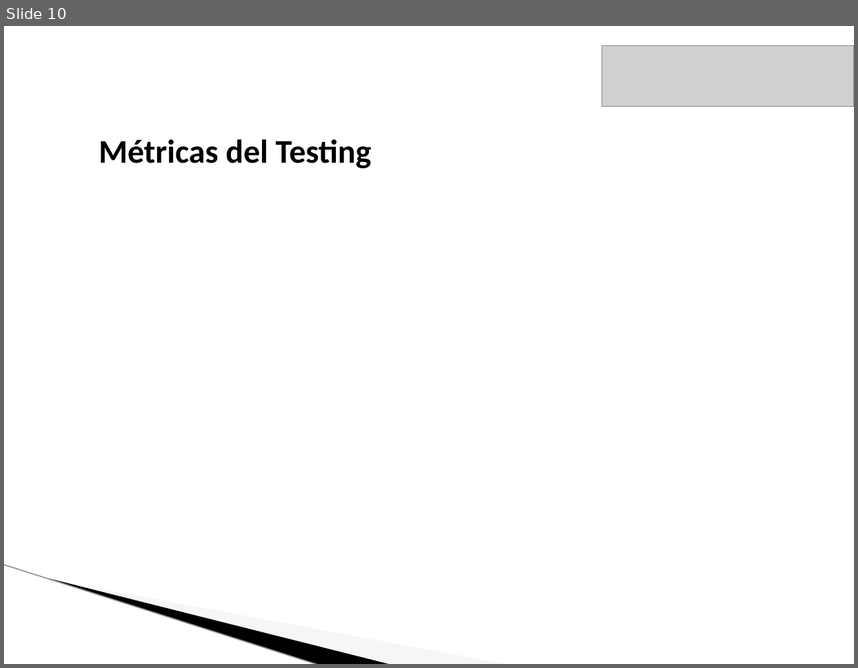
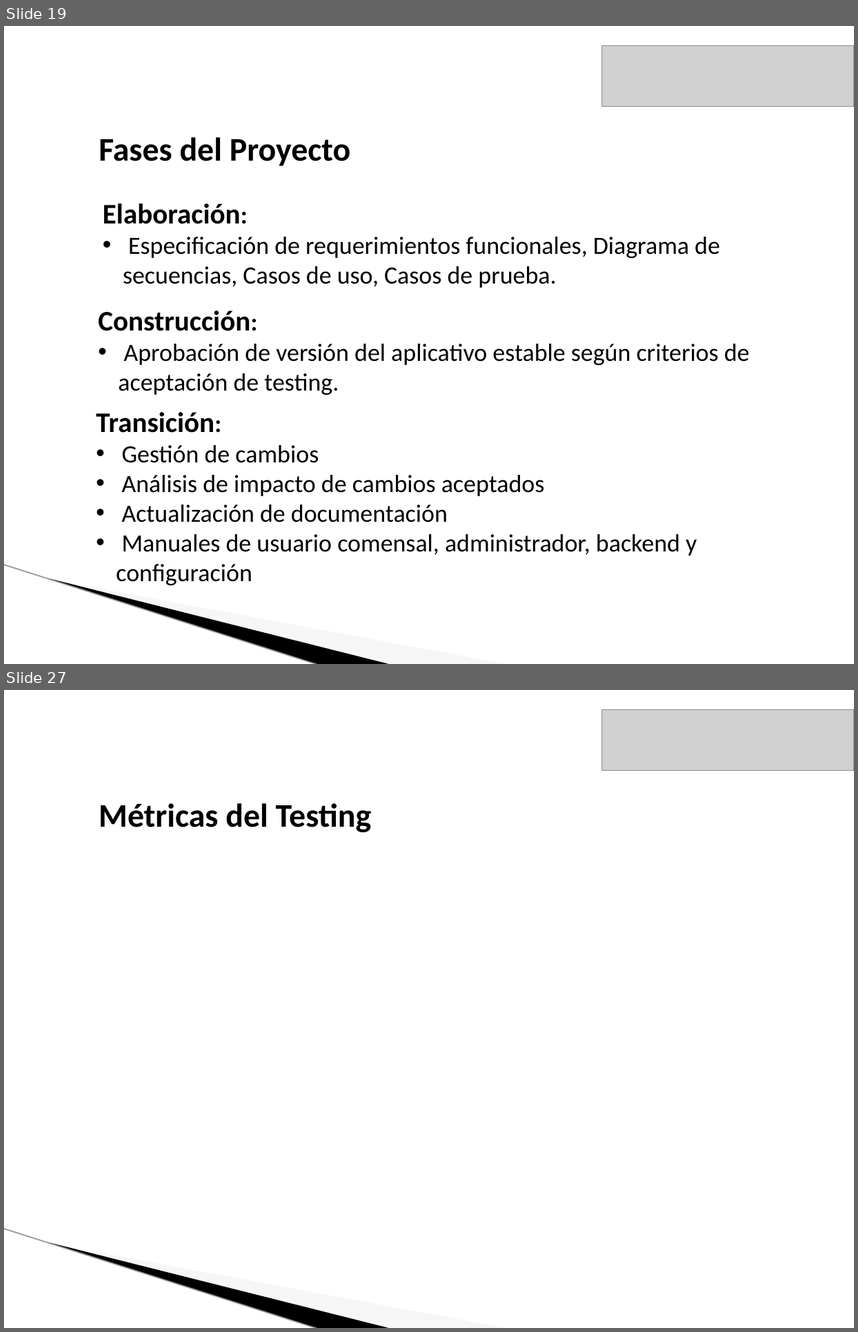
Before and after one commit to lucasdicesaro/reser-bar, a slide deck: documentacion/Presentacion Final ReserBar/Presentacion Final.pptx. Shown one above the other, each under a label of ours: slide 10 before the commit, slides 19 and 27 after it; the slides between them are not shown. The pictures are 858x668 and 858x1332 pixels, drawn with LibreOffice and Linux fonts; fonts in the diff are those of the drawing; grey boxes stand for pictures; background and template pictures are left out. Boxes give left, top, right and bottom in pixels: in the first picture for what was removed or moved away, otherwise in the second. Text is boxed around its words. In the diff, an @@ line names an element or a change of style, - is before the commit and + after.

```diff
--- a/documentacion/Presentacion Final ReserBar/Presentacion Final.pptx
+++ b/documentacion/Presentacion Final ReserBar/Presentacion Final.pptx
@@ slide 19 added at (4, 26, 854, 664), background #FFFFFF; not listed: 3 template elements that a slide beside it also shows @@
@@ picture added at (602, 45, 854, 106) @@
@@ text added at (99, 137, 350, 166), 28 pt, text #000000, bold @@
+Fases del Proyecto
@@ text added at (103, 203, 720, 288), 21 pt, text #000000 @@
+Elaboración:
+• Especificación de requerimientos funcionales, Diagrama de secuencias, Casos de uso, Casos de prueba.
@@ text added at (98, 310, 750, 394), 21 pt, text #000000 @@
+Construcción:
+• Aprobación de versión del aplicativo estable según criterios de aceptación de testing.
@@ text added at (96, 412, 697, 585), 21 pt, text #000000 @@
+Transición:
+• Gestión de cambios
+• Análisis de impacto de cambios aceptados
+• Actualización de documentación
+• Manuales de usuario comensal, administrador, backend y configuración
@@ what was slide 10 is now slide 27 @@
```
Also in this commit, not shown: 7 slides changed, 26 other slides added, 7 slides removed, 2 other files.
